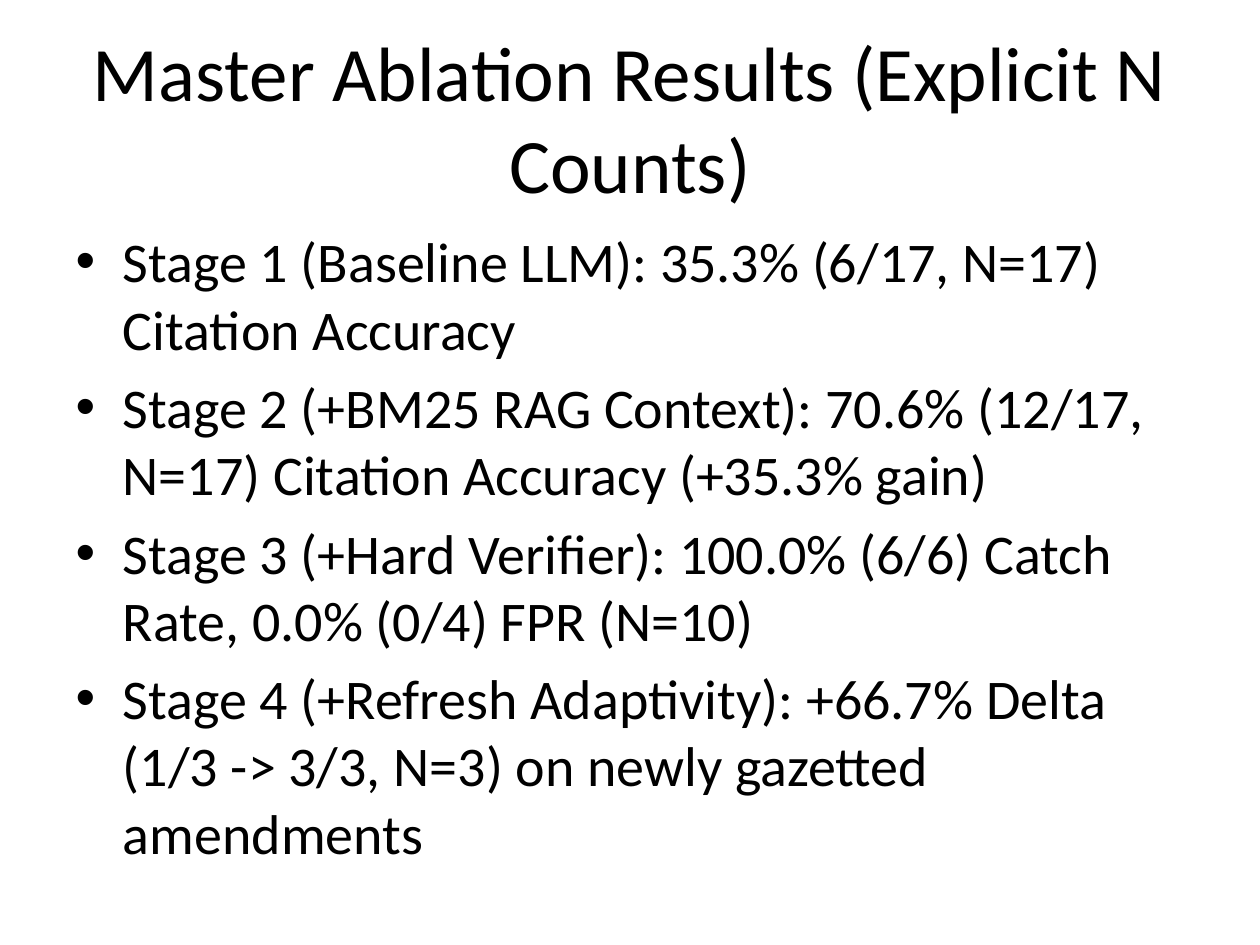
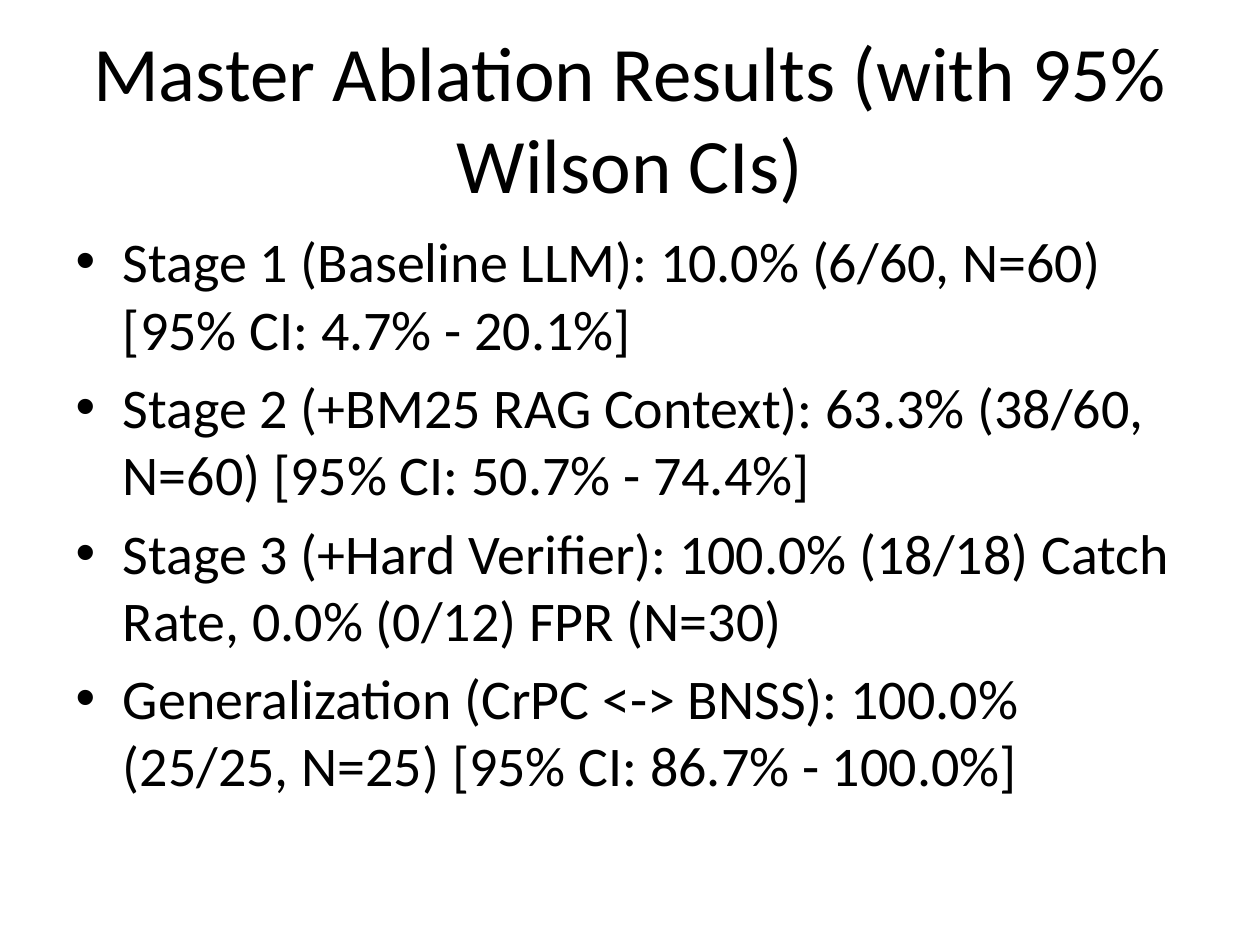
Before and after one commit to MS-406/IPC2BNS-Verify, a slide deck: slide 2 of report/presentation_deck.pptx. Drawn at 1260x945 pixels with LibreOffice and Linux fonts; fonts in the diff are those of the drawing. Boxes give left, top, right and bottom in pixels: in the first picture for what was removed or moved away, otherwise in the second. Text is boxed around its words. In the diff, an @@ line names an element or a change of style, - is before the commit and + after.

Commit message:
feat(research-strengthening): scale benchmark to N=145, add 95% Wilson CIs, complete CrPC<->BNSS generalization study, and enhance Layer 2 intent relevance gating

```diff
--- a/report/presentation_deck.pptx
+++ b/report/presentation_deck.pptx
@@ title at (93, 45, 1165, 204): text changed @@
-Master Ablation Results (Explicit N Counts)
+Master Ablation Results (with 95% Wilson CIs)
@@ text at (123, 241, 1168, 794): text changed @@
-• Stage 1 (Baseline LLM): 35.3% (6/17, N=17) Citation Accuracy
-• Stage 2 (+BM25 RAG Context): 70.6% (12/17, N=17) Citation Accuracy (+35.3% gain)
-• Stage 3 (+Hard Verifier): 100.0% (6/6) Catch Rate, 0.0% (0/4) FPR (N=10)
-• Stage 4 (+Refresh Adaptivity): +66.7% Delta (1/3 -> 3/3, N=3) on newly gazetted amendments
+• Stage 1 (Baseline LLM): 10.0% (6/60, N=60) [95% CI: 4.7% - 20.1%]
+• Stage 2 (+BM25 RAG Context): 63.3% (38/60, N=60) [95% CI: 50.7% - 74.4%]
+• Stage 3 (+Hard Verifier): 100.0% (18/18) Catch Rate, 0.0% (0/12) FPR (N=30)
+• Generalization (CrPC <-> BNSS): 100.0% (25/25, N=25) [95% CI: 86.7% - 100.0%]
```
Also in this commit, not shown: 2 other slides changed, 25 other files.
